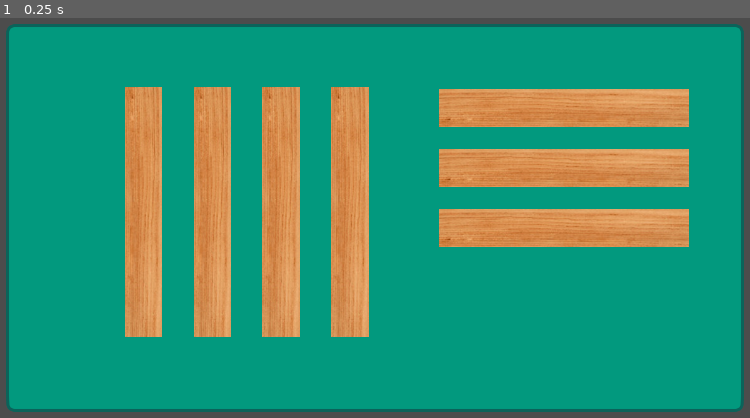
Above: before the commit, frame 1.
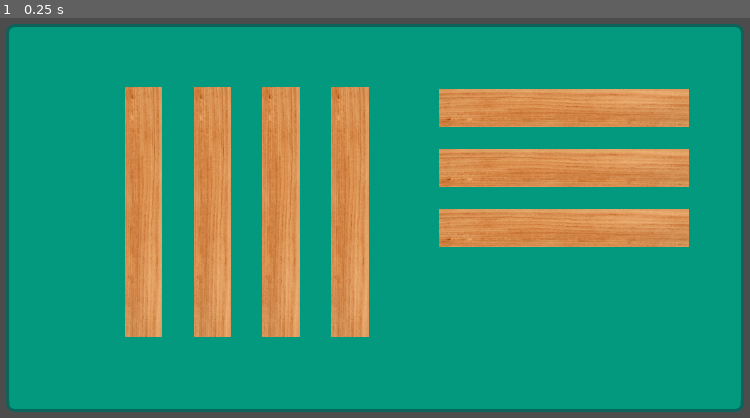
Above: after the commit, the same moment.

Repository: 2023M1T6-Inteli/grupo5
Game: Godot game, scene res://scenes/minigames/pallets/PalletsMinigame.tscn
Same seed, same stepped clock (60 frames per second), same inputs: the game is played once before the commit and once after it. This scene is started directly instead of the project's main scene.
Inputs:
- Up to frame 1 (0.25 s): no input

The runs differ from the first frame. In frame 1, less than 0.1% of the frame differs, in the area x 58-92%, y 17-58%.

Commit message:
feat: stack mechanic

Diff:
--- a/src/scenes/minigames/pallets/PalletsMinigame.tscn
+++ b/src/scenes/minigames/pallets/PalletsMinigame.tscn
@@ -6,7 +6,7 @@
 [ext_resource path="res://scripts/minigames/PalletsMinigame.gd" type="Script" id=4]
 [ext_resource path="res://scripts/minigames/Position.gd" type="Script" id=5]
 
-[node name="Node2D" type="Node2D"]
+[node name="PalletsMinigame" type="Node2D"]
 script = ExtResource( 4 )
 
 [node name="NinePatchRect" type="NinePatchRect" parent="."]
@@ -37,11 +37,14 @@
 script = ExtResource( 5 )
 
 [node name="PalletWood" parent="." instance=ExtResource( 3 )]
+position = Vector2( 950, 368 )
 
 [node name="PalletWood2" parent="." instance=ExtResource( 3 )]
+position = Vector2( 948, 286 )
 dropPoint = 1
 
 [node name="PalletWood3" parent="." instance=ExtResource( 3 )]
+position = Vector2( 942, 188 )
 dropPoint = 2
 
 [node name="FixedWood" parent="." instance=ExtResource( 2 )]
--- /dev/null
+++ b/src/scenes/minigames/stack/Box.gd
@@ -0,0 +1,26 @@
+extends KinematicBody2D
+
+export (int) var gravity = 3000
+export (int) var horizontalVelocity = 0
+var velocity = Vector2()
+
+var falling = false
+
+func _physics_process(delta):
+	if falling:
+		velocity.x = 0
+		velocity.y += gravity * delta
+		velocity = move_and_slide(velocity, Vector2(0, -1))
+	else:
+		if position.x > 960:
+			horizontalVelocity = -50000
+		elif position.x < 325:
+			horizontalVelocity = 50000
+
+		print(position.x)
+		velocity.x = horizontalVelocity * delta
+		velocity = move_and_slide(velocity, Vector2(-11, 0))
+
+func _input(event):
+	if event.is_action_pressed("interact"):
+		falling = true
--- /dev/null
+++ b/src/scenes/minigames/stack/Box.tscn
@@ -0,0 +1,20 @@
+[gd_scene load_steps=3 format=2]
+
+[ext_resource path="res://scenes/minigames/stack/Box.gd" type="Script" id=1]
+
+[sub_resource type="RectangleShape2D" id=2]
+resource_local_to_scene = true
+extents = Vector2( 250, 25 )
+
+[node name="Box" type="KinematicBody2D"]
+position = Vector2( 320, 100 )
+script = ExtResource( 1 )
+
+[node name="ColorRect" type="ColorRect" parent="."]
+margin_left = -250.0
+margin_top = -25.0
+margin_right = 250.0
+margin_bottom = 25.0
+
+[node name="CollisionShape2D" type="CollisionShape2D" parent="."]
+shape = SubResource( 2 )
--- /dev/null
+++ b/src/scenes/minigames/stack/Stack.tscn
@@ -0,0 +1,53 @@
+[gd_scene load_steps=8 format=2]
+
+[ext_resource path="res://assets/box.png" type="Texture" id=1]
+[ext_resource path="res://scenes/minigames/stack/Box.tscn" type="PackedScene" id=2]
+[ext_resource path="res://assets/minigames/finishedPallet.png" type="Texture" id=3]
+[ext_resource path="res://assets/Retro Gaming.ttf" type="DynamicFontData" id=4]
+[ext_resource path="res://scripts/minigames/Stack.gd" type="Script" id=5]
+
+[sub_resource type="RectangleShape2D" id=1]
+extents = Vector2( 250, 30 )
+
+[sub_resource type="DynamicFont" id=2]
+size = 50
+font_data = ExtResource( 4 )
+
+[node name="Stack" type="Node2D"]
+script = ExtResource( 5 )
+
+[node name="NinePatchRect" type="NinePatchRect" parent="."]
+anchor_left = 0.5
+anchor_top = 0.5
+anchor_right = 0.5
+anchor_bottom = 0.5
+margin_left = 50.0
+margin_top = 50.0
+margin_right = 1230.0
+margin_bottom = 670.0
+texture = ExtResource( 1 )
+patch_margin_left = 12
+patch_margin_top = 13
+patch_margin_right = 15
+patch_margin_bottom = 11
+
+[node name="Pallet" type="StaticBody2D" parent="."]
+position = Vector2( 630, 650 )
+scale = Vector2( 1, 0.5 )
+
+[node name="CollisionShape2D" type="CollisionShape2D" parent="Pallet"]
+shape = SubResource( 1 )
+
+[node name="Sprite" type="Sprite" parent="Pallet"]
+texture = ExtResource( 3 )
+
+[node name="Box" parent="." instance=ExtResource( 2 )]
+
+[node name="ScoreLabel" type="Label" parent="."]
+margin_left = 1030.0
+margin_top = 85.0
+margin_right = 1186.0
+margin_bottom = 150.0
+grow_horizontal = 0
+custom_fonts/font = SubResource( 2 )
+text = "9999"
--- /dev/null
+++ b/src/scripts/minigames/Stack.gd
@@ -0,0 +1,76 @@
+extends Node2D
+
+var lastBoxPosition = Vector2(630, 610)
+onready var currentBox = $Box
+var playing = true
+var lastRegionWidth = 500
+var rect = Rect2()
+var score = 0
+var currentRectSize = Vector2(500, 50)
+var currentRectPosition = -250
+var currentCollisionShape = Vector2(250, 25)
+var currentCollisionPosition = 0
+
+
+func _ready():
+	print(currentBox.get_node("ColorRect").rect_size)
+	print(currentBox.get_node("ColorRect").rect_position.x)
+
+	print(currentBox.get_node("CollisionShape2D").shape.extents)
+	print(currentBox.get_node("CollisionShape2D").position.x)
+
+
+func duplicateBox():
+	cropBox()
+	lastBoxPosition = currentBox.position
+	currentBox = preload("res://scenes/minigames/stack/Box.tscn")
+	currentBox = currentBox.instance()
+	currentBox.set_script(load("res://scenes/minigames/stack/Box.gd"))
+	add_child(currentBox)
+	updateBox()
+
+
+func cropBox():
+	var deltaPosition = (lastBoxPosition.x - currentBox.position.x) * -1
+	currentRectSize = Vector2(currentRectSize.x-abs(deltaPosition), 50)
+
+	if deltaPosition < 0:
+		currentRectPosition -= deltaPosition
+
+	currentCollisionShape = Vector2((currentCollisionShape.x-abs(deltaPosition)/2), 25)
+	currentCollisionPosition -= (deltaPosition/2)
+	updateBox()
+
+func updateBox():
+	currentBox.get_node("ColorRect").rect_size = currentRectSize
+	currentBox.get_node("ColorRect").rect_position.x = currentRectPosition
+
+	currentBox.get_node("CollisionShape2D").shape.extents = currentCollisionShape
+	currentBox.get_node("CollisionShape2D").position.x = currentCollisionPosition
+
+func win():
+	playing = false
+	currentBox.get_node("ColorRect").modulate = Color(0, 1, 0, 1)
+	print('ganhou oba')
+
+
+func lose():
+	playing = false
+	currentBox.get_node("ColorRect").modulate = Color(1, 0, 0, 1)
+	print('perdeu af')
+
+
+func _process(_delta):
+	if playing:
+		if currentBox.position.y >= lastBoxPosition.y:
+			lose()
+			return
+
+		if currentBox.is_on_floor():
+			score += 1
+			if score == 10:
+				win()
+				return
+			duplicateBox()
+
+	$ScoreLabel.text = str(score)
Binary file added: src/assets/Retro Gaming.ttf
Binary file added: src/assets/minigames/boxTexture.png
Not shown, added: src/assets/minigames/boxTexture.png.import
Binary file added: src/assets/minigames/finishedPallet.png
Not shown, added: src/assets/minigames/finishedPallet.png.import
Binary file added: src/assets/minigames/vbbb.png
Not shown, added: src/assets/minigames/vbbb.png.import
